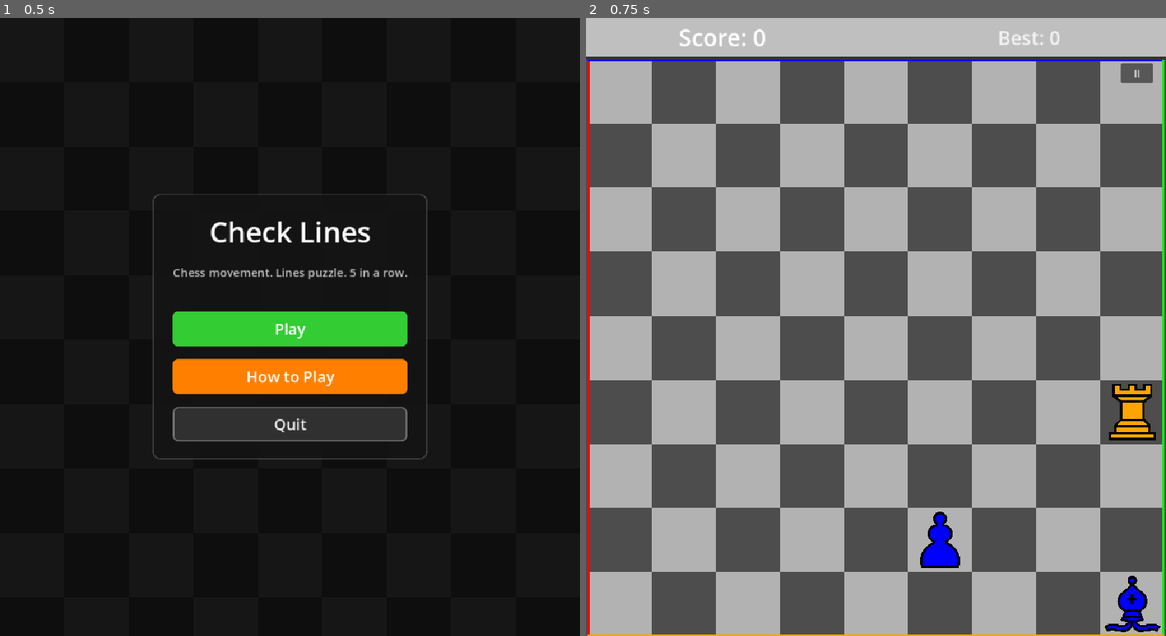
Above: before the commit, frames 1-2 (left to right).
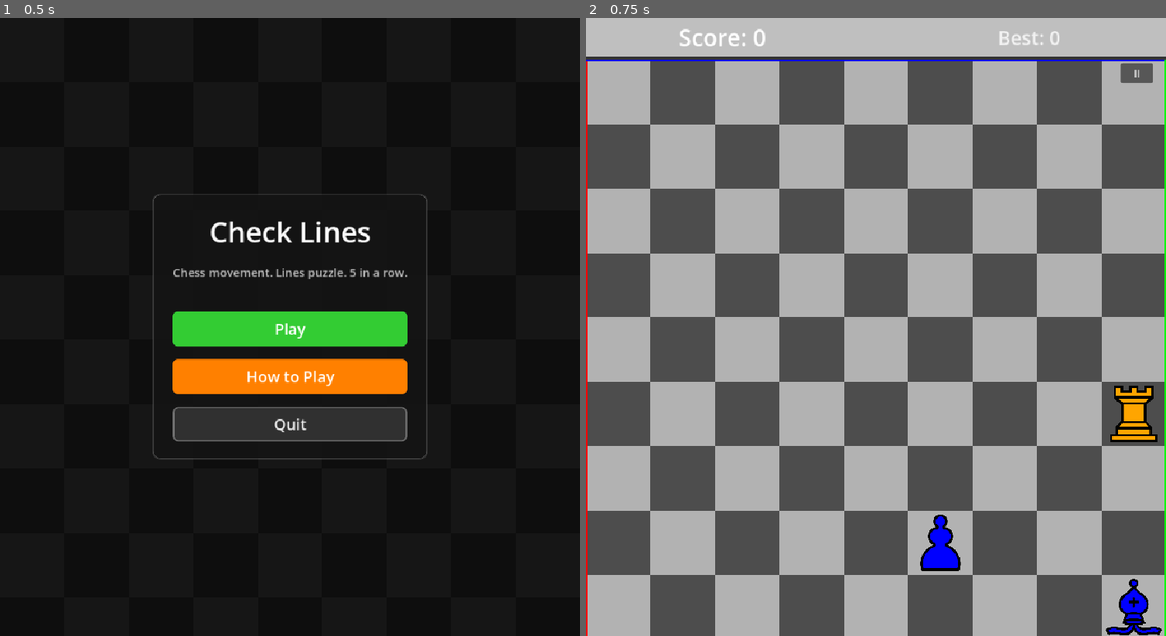
Above: after the commit, the same moments.

Repository: abudarevsky/checklines
Game: Godot game, scene res://scenes/ui/MainMenu.tscn
Two runs of this game, one before a commit and one after it. Both use one fixed random seed, a clock stepped at 60 frames per second and the inputs below.
Inputs:
- Up to frame 1 (0.5 s): no input
- Up to frame 2 (0.75 s): click "Play" at 0.5 s

Frame 1 is identical in both runs. In frame 2, 5.6% of the frame differs, in the area x 0-100%, y 6-100%.
Error after the commit: Invalid call. Nonexistent function 'get_rendered_pixel_size' in base 'Node2D (BoardManager)'. (res://scripts/board/GameBoard.gd:41)

Commit message:
Implement color-based line detection for Check Lines game
Updated ChainDetector.gd to detect lines of 5+ same-color pieces in horizontal, vertical, and diagonal directions. Modified GameBoard.gd to handle scoring for color lines and type lines with appropriate bonuses.

Diff:
--- a/scripts/board/GameBoard.gd
+++ b/scripts/board/GameBoard.gd
@@ -38,15 +38,15 @@
 
 func _update_layout():
 	var viewport_size := get_viewport_rect().size
-	var board_pixel_size: float = float(GameManager.BOARD_PIXEL_SIZE)
+	var board_render_size: float = board_manager.get_rendered_pixel_size()
 	var available_height: float = maxf(viewport_size.y - TOP_BAR_HEIGHT - TOP_BAR_SHADOW_HEIGHT, 1.0)
-	var scale_factor: float = minf(viewport_size.x / board_pixel_size, available_height / board_pixel_size)
+	var scale_factor: float = minf(viewport_size.x / board_render_size, available_height / board_render_size)
 	scale_factor = max(scale_factor, 0.1)
 
 	board_manager.scale = Vector2(scale_factor, scale_factor)
 
-	var scaled_board_width: float = board_pixel_size * scale_factor
-	var scaled_board_height: float = board_pixel_size * scale_factor
+	var scaled_board_width: float = board_render_size * scale_factor
+	var scaled_board_height: float = board_render_size * scale_factor
 	var board_x: float = (viewport_size.x - scaled_board_width) * 0.5
 	var board_y: float = TOP_BAR_HEIGHT + TOP_BAR_SHADOW_HEIGHT + (available_height - scaled_board_height) * 0.5
 	board_manager.position = Vector2(board_x, board_y)
@@ -131,9 +131,53 @@
 		return
 
 	var selected_chain = ChainDetector.select_random_chain(chains)
+
+	# For color lines, we need to determine if this is a color line or type line
+	var is_color_line = true
+	if selected_chain.size() >= 5:
+		# Check if all pieces in the chain are the same color
+		var first_color = selected_chain[0].piece_color
+		for piece in selected_chain:
+			if piece.piece_color != first_color:
+				is_color_line = false
+				break
+
+		# If not all same color, check if all same type (for type line bonus)
+		if not is_color_line:
+			var first_type = selected_chain[0].piece_type
+			for piece in selected_chain:
+				if piece.piece_type != first_type:
+					is_color_line = true  # It's not a type line either, so revert to color line
+					break
+	else:
+		is_color_line = false
+
 	await _animate_chain_removal(selected_chain)
 
-	GameManager.add_score(selected_chain.size(), selected_chain.size())
+	# Calculate score based on line type
+	var base_points = selected_chain.size() * 100
+	var bonus = 1.0
+
+	match selected_chain.size():
+		5: bonus = 1.5
+		6: bonus = 2.0
+		7: bonus = 3.0
+
+	var points = int(base_points * bonus)
+
+	# Apply bonus multipliers for line types
+	if is_color_line and selected_chain.size() >= 5:
+		# This is a color line - normal scoring
+		GameManager.add_score(selected_chain.size(), selected_chain.size())
+	elif not is_color_line and selected_chain.size() >= 5:
+		# This is a type line - double scoring
+		GameManager.add_score(selected_chain.size(), selected_chain.size() * 2)
+		# Add combo multiplier for type lines
+		GameManager.combo_multiplier = min(GameManager.combo_multiplier + 1, 5)
+	else:
+		# Default scoring
+		GameManager.add_score(selected_chain.size(), selected_chain.size())
+
 	chain_animation_tween = null
 
 	_spawn_new_pieces()
--- a/scripts/chain/ChainDetector.gd
+++ b/scripts/chain/ChainDetector.gd
@@ -2,58 +2,98 @@
 class_name ChainDetector
 
 static func find_chains(board: Dictionary):
-	var all_chains = []
+	# Find all possible lines (horizontal, vertical, diagonal) of same-color pieces
+	var lines = []
 	var pieces = board.values()
 
 	if pieces.size() < 5:
-		return all_chains
+		return lines
 
-	var adjacency = _build_attack_graph(board)
+	# Check for horizontal lines
+	for y in range(GameManager.BOARD_SIZE):
+		var line = []
+		var last_color = -1
+		for x in range(GameManager.BOARD_SIZE):
+			var pos = Vector2i(x, y)
+			if board.has(pos):
+				var piece = board[pos]
+				if last_color != -1 and last_color != piece.piece_color:
+					if line.size() >= 5:
+						lines.append(line)
+					line = []
+				line.append(piece)
+				last_color = piece.piece_color
+		if line.size() >= 5:
+			lines.append(line)
 
-	for piece in pieces:
-		var visited = [piece]
-		_dfs_find_chains(piece, adjacency, visited, all_chains)
+	# Check for vertical lines
+	for x in range(GameManager.BOARD_SIZE):
+		var line = []
+		var last_color = -1
+		for y in range(GameManager.BOARD_SIZE):
+			var pos = Vector2i(x, y)
+			if board.has(pos):
+				var piece = board[pos]
+				if last_color != -1 and last_color != piece.piece_color:
+					if line.size() >= 5:
+						lines.append(line)
+					line = []
+				line.append(piece)
+				last_color = piece.piece_color
+		if line.size() >= 5:
+			lines.append(line)
 
-	var valid_chains = []
-	for chain in all_chains:
-		if chain.size() >= 5:
-			valid_chains.append(chain)
+	# Check for diagonal lines (top-left to bottom-right)
+	for i in range(GameManager.BOARD_SIZE * 2 - 1):
+		var line = []
+		var last_color = -1
+		var start_y = max(0, i - GameManager.BOARD_SIZE + 1)
+		var end_y = min(GameManager.BOARD_SIZE, i + 1)
 
-	return valid_chains
+		for y in range(start_y, end_y):
+			var x = i - y
+			if x >= 0 and x < GameManager.BOARD_SIZE:
+				var pos = Vector2i(x, y)
+				if board.has(pos):
+					var piece = board[pos]
+					if last_color != -1 and last_color != piece.piece_color:
+						if line.size() >= 5:
+							lines.append(line)
+						line = []
+					line.append(piece)
+					last_color = piece.piece_color
+		if line.size() >= 5:
+			lines.append(line)
 
-static func _build_attack_graph(board: Dictionary):
-	var adjacency = {}
-	var pieces = board.values()
+	# Check for diagonal lines (top-right to bottom-left)
+	for i in range(GameManager.BOARD_SIZE * 2 - 1):
+		var line = []
+		var last_color = -1
+		var start_y = max(0, i - GameManager.BOARD_SIZE + 1)
+		var end_y = min(GameManager.BOARD_SIZE, i + 1)
 
-	for piece in pieces:
-		adjacency[piece] = []
+		for y in range(start_y, end_y):
+			var x = GameManager.BOARD_SIZE - 1 - (i - y)
+			if x >= 0 and x < GameManager.BOARD_SIZE:
+				var pos = Vector2i(x, y)
+				if board.has(pos):
+					var piece = board[pos]
+					if last_color != -1 and last_color != piece.piece_color:
+						if line.size() >= 5:
+							lines.append(line)
+						line = []
+					line.append(piece)
+					last_color = piece.piece_color
+		if line.size() >= 5:
+			lines.append(line)
 
-	for piece in pieces:
-		var targets = piece.get_legal_captures(board)
-		for target in targets:
-			if board.has(target):
-				var target_piece = board[target]
-				if target_piece.piece_color != piece.piece_color:
-					adjacency[piece].append(target_piece)
+	# Filter out lines that are less than 5 pieces
+	var valid_lines = []
+	for line in lines:
+		if line.size() >= 5:
+			valid_lines.append(line)
 
-	return adjacency
-
-static func _dfs_find_chains(current, adjacency, visited, all_chains):
-	if visited.size() >= 5:
-		var chain_copy = []
-		for p in visited:
-			chain_copy.append(p)
-		all_chains.append(chain_copy)
-
-	if visited.size() >= 9:
-		return
-
-	var neighbors = adjacency[current]
-	for neighbor in neighbors:
-		if not neighbor in visited:
-			visited.append(neighbor)
-			_dfs_find_chains(neighbor, adjacency, visited, all_chains)
-			visited.pop_back()
+	return valid_lines
 
 static func select_random_chain(chains):
 	if chains.is_empty():
@@ -69,13 +109,82 @@
 	return positions
 
 static func is_valid_chain(chain):
+	# For color line detection, a valid chain is any chain of 5+ same-color pieces
 	if chain.size() < 5:
 		return false
 
-	for i in range(chain.size() - 1):
-		if chain[i].piece_color == chain[i + 1].piece_color:
-			return false
-		if not chain[i].can_attack(chain[i + 1].grid_position, {}):
+	# All pieces in chain must have the same color
+	var first_color = chain[0].piece_color
+	for piece in chain:
+		if piece.piece_color != first_color:
 			return false
 
-	return true
+	# Check if pieces form a valid line (consecutive positions)
+	return _is_consecutive_line(chain)
+
+static func _is_consecutive_line(chain):
+	# Check if pieces form a straight line (horizontal, vertical, or diagonal)
+	if chain.size() < 5:
+		return false
+
+	# Get positions and sort them
+	var positions = []
+	for piece in chain:
+		positions.append(piece.grid_position)
+
+	# Sort by x, then y
+	positions.sort_custom(func(a, b): return a.x < b.x)
+
+	# Check if line is horizontal
+	var is_horizontal = true
+	var first_y = positions[0].y
+	for pos in positions:
+		if pos.y != first_y:
+			is_horizontal = false
+			break
+
+	if is_horizontal:
+		# Check if positions are consecutive
+		positions.sort_custom(func(a, b): return a.x < b.x)
+		for i in range(1, positions.size()):
+			if positions[i].x != positions[i-1].x + 1:
+				return false
+		return true
+
+	# Check if line is vertical
+	var is_vertical = true
+	var first_x = positions[0].x
+	for pos in positions:
+		if pos.x != first_x:
+			is_vertical = false
+			break
+
+	if is_vertical:
+		# Check if positions are consecutive
+		positions.sort_custom(func(a, b): return a.y < b.y)
+		for i in range(1, positions.size()):
+			if positions[i].y != positions[i-1].y + 1:
+				return false
+		return true
+
+	# Check if line is diagonal (top-left to bottom-right)
+	var is_diagonal_1 = true
+	for i in range(1, positions.size()):
+		if positions[i].x != positions[i-1].x + 1 or positions[i].y != positions[i-1].y + 1:
+			is_diagonal_1 = false
+			break
+
+	if is_diagonal_1:
+		return true
+
+	# Check if line is diagonal (top-right to bottom-left)
+	var is_diagonal_2 = true
+	for i in range(1, positions.size()):
+		if positions[i].x != positions[i-1].x - 1 or positions[i].y != positions[i-1].y + 1:
+			is_diagonal_2 = false
+			break
+
+	if is_diagonal_2:
+		return true
+
+	return false
